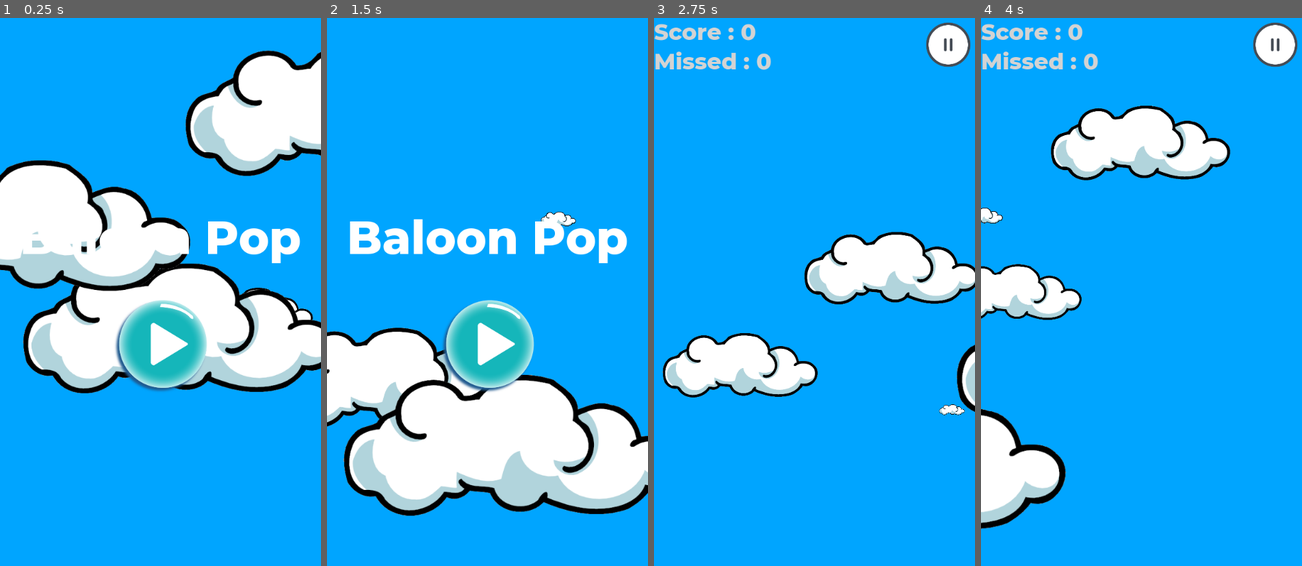
Above: before the commit, frames 1-4 (left to right).
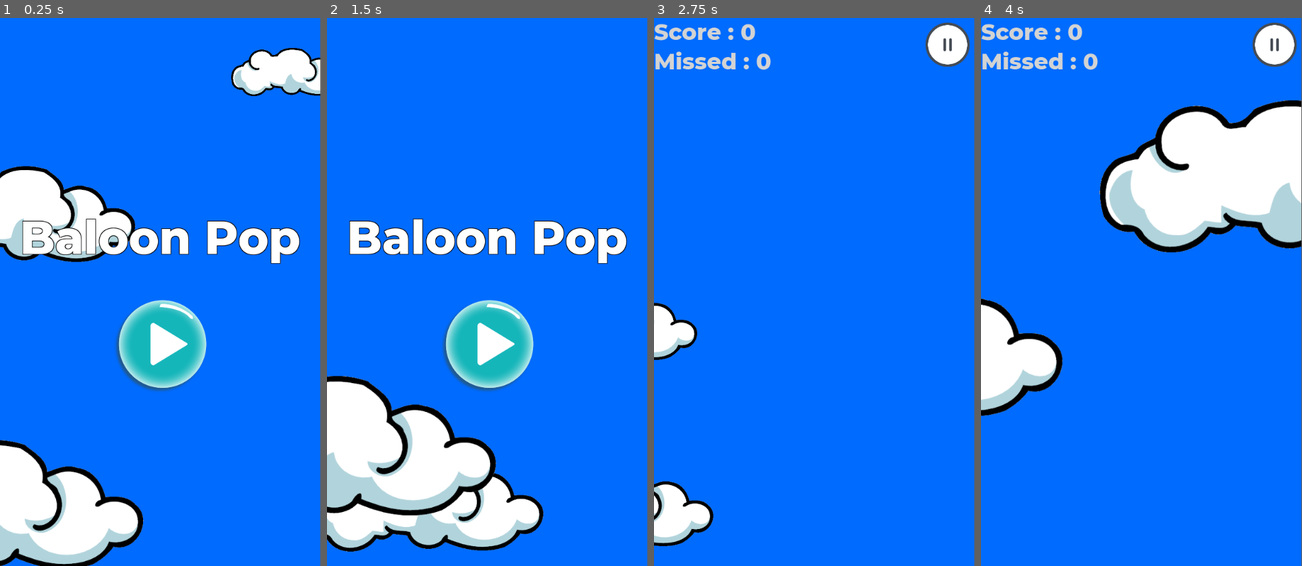
Above: after the commit, the same moments.

Repository: renosyah/ballon-pop
Game: Godot game, scene res://asset/menu/menu.tscn
Same seed, same stepped clock (60 frames per second), same inputs: the game is played once before the commit and once after it. Sound files missing from this copy of the repository are replaced by a short silence.
Inputs (mouse positions are in pixels of both pictures, inside the frame that each line leads up to):
- Up to frame 1 (0.25 s): no input
- Up to frame 2 (1.5 s): click (487, 346) at 0.5 s; click (622, 45) at 1.25 s
- Up to frame 3 (2.75 s): click (814, 346) at 2 s
- Up to frame 4 (4 s): click (1276, 45) at 2.75 s; click (1141, 346) at 3.5 s
The window is 469x800 before the commit and 468x800 after it. Grey fills any space a smaller window leaves; there, only what the larger window draws over its background counts as a difference.

The runs differ from the first frame. In frame 1, 90% of the frame differs, in the area x 0-100%, y 0-100%; in frame 2, 89%; in frame 3, 98%; in frame 4, 97%.

Commit message:
replace pop with particle

Diff:
--- a/asset/game/balloon/balloon.gd
+++ b/asset/game/balloon/balloon.gd
@@ -50,5 +50,6 @@
 func _on_VisibilityNotifier2D_screen_exited():
 	if _is_popping:
 		return
+
 	emit_signal("on_ballon_missed")
 	queue_free()
--- a/asset/game/balloon/balloon.tscn
+++ b/asset/game/balloon/balloon.tscn
@@ -30,6 +30,7 @@
 stream = ExtResource( 3 )
 
 [node name="VisibilityNotifier2D" type="VisibilityNotifier2D" parent="."]
+
 [connection signal="input_event" from="." to="." method="_on_balloon_input_event"]
 [connection signal="finished" from="AudioStreamPlayer2D" to="." method="_on_AudioStreamPlayer2D_finished"]
 [connection signal="screen_exited" from="VisibilityNotifier2D" to="." method="_on_VisibilityNotifier2D_screen_exited"]
--- a/asset/game/cloud/cloud.gd
+++ b/asset/game/cloud/cloud.gd
@@ -15,5 +15,4 @@
 	position.x -= speed * delta
 
 func _on_VisibilityNotifier2D_screen_exited():
-	yield()
 	queue_free()
--- a/asset/game/game.gd
+++ b/asset/game/game.gd
@@ -1,4 +1,8 @@
 extends Node
+
+const baloon = preload("res://asset/game/balloon/balloon.tscn")
+const cloud = preload("res://asset/game/cloud/cloud.tscn")
+const popping = preload("res://asset/game/poping/poping.tscn")
 
 const BALLON_FACES =[
 	preload("res://asset/game/balloon/smile_1.png"),
@@ -12,7 +16,6 @@
 	preload("res://asset/game/poping/star.png")
 ]
 
-onready var _rng = RandomNumberGenerator.new()
 onready var _bg = $bg
 onready var _spawn_position = $balloon_spawn_point
 onready var _cloud_spawn_point = $cloud_spawn_point
@@ -26,37 +29,48 @@
 
 # Called when the node enters the scene tree for the first time.
 func _ready():
+	randomize()
 	spawn_initial_cloud()
 
 func _on_Timer_timeout():
 	spawn_balloon(get_random_x())
-	if _rng.randf() <= 0.1:
+
+	if randf() > 0.8:
 		spawn_cloud(get_random_y())
 
 func spawn_initial_cloud():
-	_rng.randomize()
 	for i in 5:
-		var _pos = Vector2(_rng.randf_range(-900, _screen_size.x),_rng.randf_range(50 , _screen_size.y))
+		var _pos = Vector2(
+			rand_range(-900, _screen_size.x),
+			rand_range(50 , _screen_size.y)
+		)
 		spawn_cloud(_pos)
 
 func spawn_balloon(from):
-	var balloon = preload("res://asset/game/balloon/balloon.tscn").instance()
-	balloon.set_appearance(BALLON_FACES[_rng.randf_range(0, BALLON_FACES.size())],Color(randf(), randf(), randf(), 1))
-	balloon.lauching(_rng.randf_range(100 , 300),from)
-	balloon.connect("on_ballon_pop",self,"_on_ballon_pop")
-	balloon.connect("on_ballon_missed",self,"_on_ballon_missed")
-	_spawn_position.add_child(balloon)
+	var balloon_instance = baloon.instance()
+	balloon_instance.set_appearance(
+		BALLON_FACES[rand_range(0, BALLON_FACES.size())],
+		Color(randf(), randf(), randf(), 1)
+	)
+	balloon_instance.connect("on_ballon_pop",self,"_on_ballon_pop")
+	balloon_instance.connect("on_ballon_missed",self,"_on_ballon_missed")
+	_spawn_position.add_child(balloon_instance)
+	balloon_instance.lauching(rand_range(100 , 300),from)
 
 func spawn_cloud(from):
-	var cloud = preload("res://asset/game/cloud/cloud.tscn").instance()
-	cloud.position = from
-	_cloud_spawn_point.add_child(cloud)
+	var cloud_instance = cloud.instance()
+	_cloud_spawn_point.add_child(cloud_instance)
+	cloud_instance.position = from
 
-func spawn_poping_fragment(color,at):
-	var poping = preload("res://asset/game/poping/poping.tscn").instance()
-	poping.create_fragment(BALLON_POPING_FRAGMENT[_rng.randf_range(0, BALLON_POPING_FRAGMENT.size())],color,5)
-	poping.position = at
-	add_child(poping)
+func spawn_poping_fragment(color, at):
+	var popping_instance = popping.instance()
+	popping_instance.texture = BALLON_POPING_FRAGMENT[
+		rand_range(0, BALLON_POPING_FRAGMENT.size())
+	]
+	popping_instance.color = color
+	popping_instance.amount = rand_range(4, 8)
+	add_child(popping_instance)
+	popping_instance.position = at
 
 func _on_ballon_pop(color,pos):
 	spawn_poping_fragment(color, pos)
@@ -71,24 +85,18 @@
 	_score.text = "Score : " + str(score) + "\nMissed : " + str(missed)
 
 func get_random_x():
-	_rng.randomize()
 	var x = _spawn_position.rect_global_position.x
 	var y = _spawn_position.rect_global_position.y
 	var x_size = _spawn_position.rect_size.x
-	x = _rng.randf_range(x + 150 , x + x_size -150)
+	x = rand_range(x + 150 , x + x_size -150)
 	return Vector2(x,y)
 
 func get_random_y():
-	_rng.randomize()
 	var x = _cloud_spawn_point.rect_global_position.x
 	var y = _cloud_spawn_point.rect_global_position.y
 	var y_size = _cloud_spawn_point.rect_size.y
-	y = _rng.randf_range(y + 50 , y + y_size - 250)
+	y = rand_range(y + 50 , y + y_size - 250)
 	return Vector2(x,y)
-
-func _on_TextureRect_gui_input(event):
-	get_viewport().unhandled_input(event)
-
 
 func _on_TextureButton_pressed():
 	get_tree().change_scene("res://asset/menu/menu.tscn")
--- a/asset/game/game.tscn
+++ b/asset/game/game.tscn
@@ -1,31 +1,24 @@
-[gd_scene load_steps=5 format=2]
+[gd_scene load_steps=4 format=2]
 
 [ext_resource path="res://asset/game/game.gd" type="Script" id=1]
 [ext_resource path="res://asset/ui/fonts/montserrat_eb_48.tres" type="DynamicFont" id=2]
-[ext_resource path="res://asset/game/bg.png" type="Texture" id=3]
 [ext_resource path="res://asset/game/pause.png" type="Texture" id=4]
 
 [node name="game" type="Node"]
 script = ExtResource( 1 )
 
-[node name="bg" type="TextureRect" parent="."]
+[node name="bg" type="ColorRect" parent="."]
 modulate = Color( 0, 0.647059, 1, 1 )
 anchor_right = 1.0
 anchor_bottom = 1.0
-texture = ExtResource( 3 )
-expand = true
-__meta__ = {
-"_edit_use_anchors_": false
-}
+mouse_filter = 2
+color = Color( 0, 0.647059, 1, 1 )
 
 [node name="cloud_spawn_point" type="Control" parent="."]
 anchor_left = 1.0
 anchor_right = 1.0
 anchor_bottom = 1.0
 margin_right = 141.0
-__meta__ = {
-"_edit_use_anchors_": false
-}
 
 [node name="balloon_spawn_point" type="Control" parent="."]
 anchor_top = 1.0
@@ -60,9 +53,6 @@
 margin_bottom = 100.0
 texture_normal = ExtResource( 4 )
 expand = true
-__meta__ = {
-"_edit_use_anchors_": false
-}
-[connection signal="gui_input" from="bg" to="." method="_on_TextureRect_gui_input"]
+
 [connection signal="timeout" from="Timer" to="." method="_on_Timer_timeout"]
 [connection signal="pressed" from="TextureButton" to="." method="_on_TextureButton_pressed"]
--- a/asset/game/poping/poping.gd
+++ b/asset/game/poping/poping.gd
@@ -1,35 +1,17 @@
 extends Node2D
 
-onready var _rng = RandomNumberGenerator.new()
-onready var _pos = $Position2D
+export var texture : Resource
+export var color : Color
+export var amount : int
 
-var _texture : Texture
-var _color : Color
-var _size : int
+onready var cpu_particles_2d = $CPUParticles2D
 
 # Called when the node enters the scene tree for the first time.
 func _ready():
-	_rng.randomize()
-	for i in _size:
-		var _scatter_x = _pos.position.x + _rng.randf_range(_rng.randf_range(-100,-50), _rng.randf_range(100,50))
-		var _scatter_y = _pos.position.y + _rng.randf_range(_rng.randf_range(-100,-50), _rng.randf_range(100,50))
-		var sprite = Sprite.new()
-		sprite.texture = _texture
-		sprite.position = Vector2(_scatter_x,_scatter_y)
-		sprite.self_modulate = _color
-		_pos.add_child(sprite)
-
-func create_fragment(texture : Texture, color : Color, size : int):
-	_texture = texture
-	_color = color
-	_size = size
-
-# Called every frame. 'delta' is the elapsed time since the previous frame.
-func _process(delta):
-	for child in _pos.get_children():
-		child.position.y += 100 * delta
-		child.self_modulate.a -= 0.005
-
+	cpu_particles_2d.texture = texture
+	cpu_particles_2d.color = color
+	cpu_particles_2d.amount = amount
+	cpu_particles_2d.emitting = true
 
 func _on_Timer_timeout():
 	queue_free()
--- a/asset/game/poping/poping.tscn
+++ b/asset/game/poping/poping.tscn
@@ -1,13 +1,29 @@
-[gd_scene load_steps=2 format=2]
+[gd_scene load_steps=4 format=2]
 
 [ext_resource path="res://asset/game/poping/poping.gd" type="Script" id=1]
+[ext_resource path="res://asset/game/poping/cicle.png" type="Texture" id=2]
+
+[sub_resource type="Curve" id=1]
+_data = [ Vector2( 0.019802, 0.898864 ), 0.0, 0.0, 0, 0, Vector2( 1, 0 ), 0.0, 0.0, 0, 0 ]
 
 [node name="poping" type="Node2D"]
 script = ExtResource( 1 )
 
-[node name="Position2D" type="Position2D" parent="."]
+[node name="CPUParticles2D" type="CPUParticles2D" parent="."]
+emitting = false
+one_shot = true
+explosiveness = 1.0
+randomness = 1.0
+texture = ExtResource( 2 )
+emission_shape = 1
+emission_sphere_radius = 45.0
+direction = Vector2( 1, 1 )
+spread = 120.0
+initial_velocity = 300.0
+scale_amount_curve = SubResource( 1 )
 
 [node name="Timer" type="Timer" parent="."]
 wait_time = 2.0
 autostart = true
+
 [connection signal="timeout" from="Timer" to="." method="_on_Timer_timeout"]
--- a/asset/menu/menu.gd
+++ b/asset/menu/menu.gd
@@ -1,30 +1,34 @@
 extends Node
 
-onready var _rng = RandomNumberGenerator.new()
 onready var _bg = $bg
 onready var _cloud_spawn_point = $cloud_spawn_point
 onready var _timer = $Timer
-onready var label = $VBoxContainer/Label
+onready var _label = $VBoxContainer/Label
 
 onready var _screen_size = get_viewport().get_visible_rect().size
 
 # Called when the node enters the scene tree for the first time.
 func _ready():
+	randomize()
 	spawn_initial_cloud()
 
 	if OS.has_feature('JavaScript'):
-		label.text = JavaScript.eval("""
-			var url_string = window.location.href;var url = new URL(url_string);url.searchParams.get('name');
+		_label.text = JavaScript.eval("""
+			var url_string = window.location.href;
+			var url = new URL(url_string);
+			url.searchParams.get('name');
 		""")
 
 func _on_Timer_timeout():
-	if _rng.randf() <= 0.1:
+	if randf() > 0.8:
 		spawn_cloud(get_random_y())
 
 func spawn_initial_cloud():
-	_rng.randomize()
 	for i in 5:
-		var _pos = Vector2(_rng.randf_range(-900, _screen_size.x),_rng.randf_range(50 , _screen_size.y))
+		var _pos = Vector2(
+			rand_range(-900, _screen_size.x),
+			rand_range(50 , _screen_size.y)
+		)
 		spawn_cloud(_pos)
 
 func spawn_cloud(from):
@@ -33,16 +37,11 @@
 	_cloud_spawn_point.add_child(cloud)
 
 func get_random_y():
-	_rng.randomize()
 	var x = _cloud_spawn_point.rect_global_position.x
 	var y = _cloud_spawn_point.rect_global_position.y
 	var y_size = _cloud_spawn_point.rect_size.y
-	y = _rng.randf_range(y + 50 , y + y_size - 50)
+	y = rand_range(y + 50 , y + y_size - 50)
 	return Vector2(x,y)
-
-func _on_TextureRect_gui_input(event):
-	get_viewport().unhandled_input(event)
-
 
 func _on_TextureButton_pressed():
 	get_tree().change_scene("res://asset/game/game.tscn")
--- a/asset/menu/menu.tscn
+++ b/asset/menu/menu.tscn
@@ -1,6 +1,5 @@
-[gd_scene load_steps=5 format=2]
+[gd_scene load_steps=4 format=2]
 
-[ext_resource path="res://asset/game/bg.png" type="Texture" id=1]
 [ext_resource path="res://asset/menu/menu.gd" type="Script" id=2]
 [ext_resource path="res://asset/menu/play.png" type="Texture" id=3]
 [ext_resource path="res://asset/ui/fonts/montserrat_eb_86.tres" type="DynamicFont" id=4]
@@ -8,24 +7,18 @@
 [node name="menu" type="Node"]
 script = ExtResource( 2 )
 
-[node name="bg" type="TextureRect" parent="."]
+[node name="bg" type="ColorRect" parent="."]
 modulate = Color( 0, 0.647059, 1, 1 )
 anchor_right = 1.0
 anchor_bottom = 1.0
-texture = ExtResource( 1 )
-expand = true
-__meta__ = {
-"_edit_use_anchors_": false
-}
+mouse_filter = 2
+color = Color( 0, 0.647059, 1, 1 )
 
 [node name="cloud_spawn_point" type="Control" parent="."]
 anchor_left = 1.0
 anchor_right = 1.0
 anchor_bottom = 1.0
 margin_right = 141.0
-__meta__ = {
-"_edit_use_anchors_": false
-}
 
 [node name="Timer" type="Timer" parent="."]
 wait_time = 0.5
@@ -44,7 +37,12 @@
 margin_right = 600.0
 margin_bottom = 510.0
 rect_min_size = Vector2( 200, 200 )
-size_flags_horizontal = 7
+custom_colors/font_color = Color( 1, 1, 1, 1 )
+custom_colors/font_outline_modulate = Color( 0, 0, 0, 1 )
+custom_colors/font_color_shadow = Color( 0, 0, 0, 1 )
+custom_constants/shadow_offset_x = 1
+custom_constants/shadow_offset_y = 1
+custom_constants/shadow_as_outline = 1
 custom_fonts/font = ExtResource( 4 )
 text = "Baloon Pop"
 align = 1
@@ -66,5 +64,5 @@
 "_edit_use_anchors_": false
 }
 
-[connection signal="gui_input" from="bg" to="." method="_on_TextureRect_gui_input"]
+[connection signal="timeout" from="Timer" to="." method="_on_Timer_timeout"]
 [connection signal="pressed" from="VBoxContainer/TextureButton" to="." method="_on_TextureButton_pressed"]
--- a/project.godot
+++ b/project.godot
@@ -23,7 +23,6 @@
 window/size/width=600
 window/size/height=1024
 window/handheld/orientation="portrait"
-window/stretch/mode="viewport"
 
 [input]
 
Binary file removed: asset/game/bg.png
Not shown, removed: asset/game/bg.png.import
Not shown: 1 places in asset/game/game.tscn that only renumber resources
Not shown, changed: export_presets.cfg
